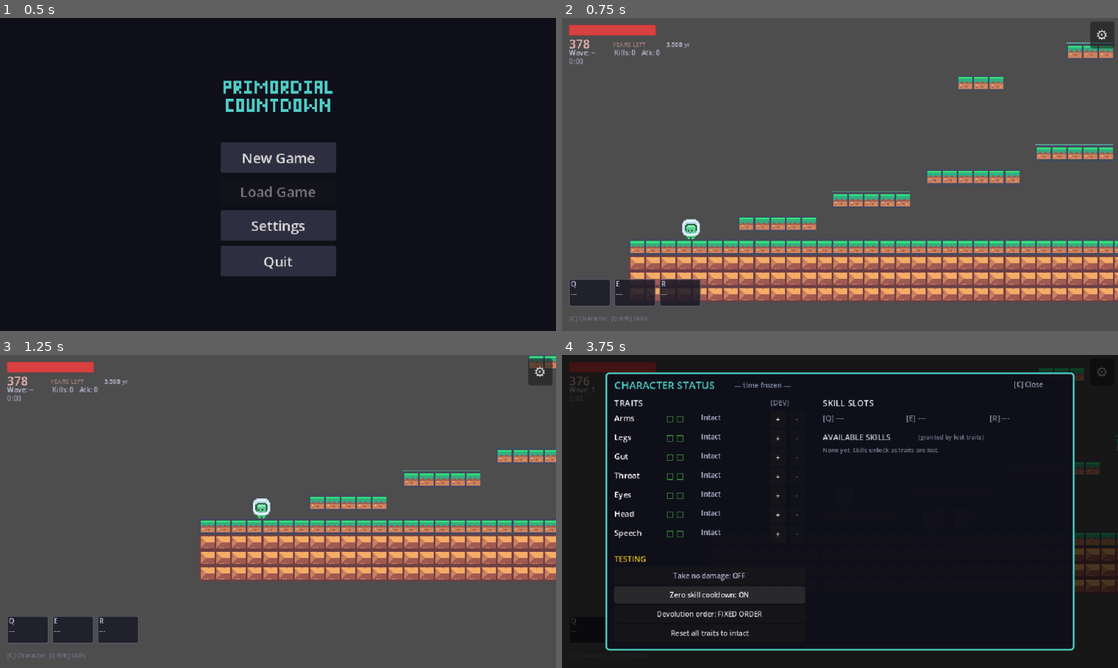
Above: before the commit, frames 1-4 (two rows, left to right).
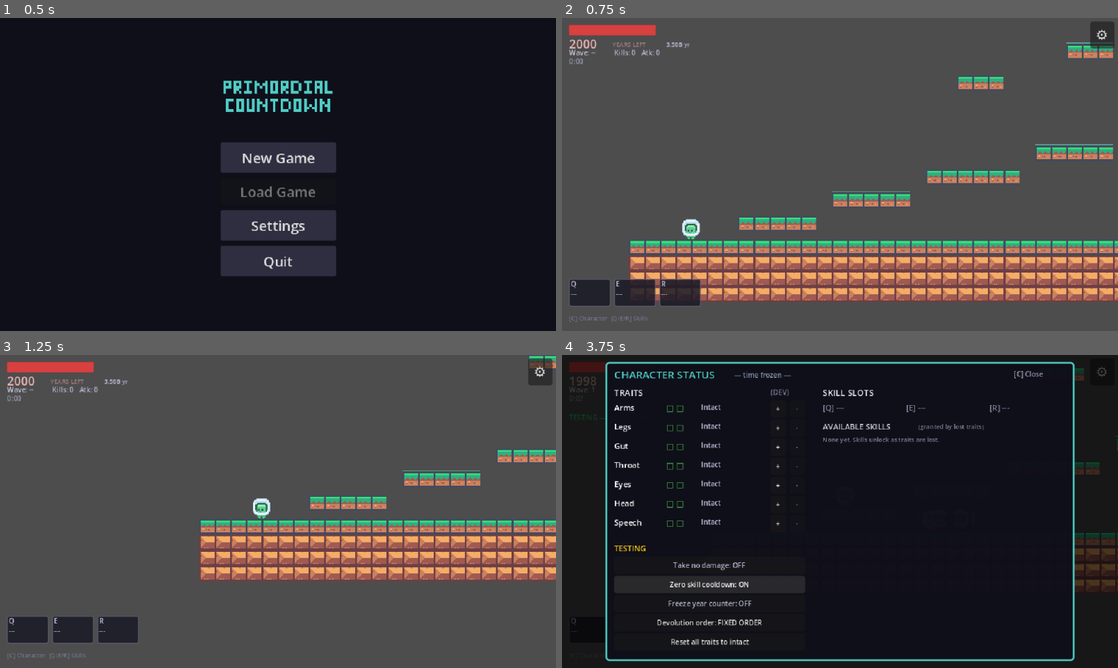
Above: after the commit, the same moments.

Repository: BlueRaddish/primordial-countdown
Game: Godot game, scene res://scenes/ui/main_menu.tscn
Same seed, same stepped clock (60 frames per second), same inputs: the game is played once before the commit and once after it.
Inputs (mouse positions are in pixels of both pictures, inside the frame that each line leads up to):
- Up to frame 1 (0.5 s): no input
- Up to frame 2 (0.75 s): click "New Game" at 0.5 s
- Up to frame 3 (1.25 s): no input
- Up to frame 4 (3.75 s): move the mouse to (962, 495) at 1.27 s; hold D (move_right) 1.28-2.78 s; tap J (attack) at 1.35, 2.1, 3.05 s; tap Space (jump) at 1.52, 2.27 s; move the mouse to (728, 527) at 2.02 s; move the mouse to (895, 442) at 2.77 s; hold A (move_left) 2.78-3.5 s; hold C (character_screen) 2.78-3.5 s; click "Zero skill cooldown: OFF" at 3.5 s

Frame 1 is identical in both runs. In frame 2, less than 0.1% of the frame differs, in the area x 1-7%, y 6-10%; in frame 3, less than 0.1%; in frame 4, 8.8%, in the area x 1-93%, y 2-98%.

Commit message:
pacing changed, devolution mechanics fixed, added no year decrease to dev mode

Diff:
--- a/scripts/autoload/event_bus.gd
+++ b/scripts/autoload/event_bus.gd
@@ -43,7 +43,8 @@
 
 # ---- UI signals ----
 signal character_screen_toggled(is_open: bool)
-signal god_mode_changed(enabled: bool)
+# Any of the dev/testing toggles changed (god mode, frozen years, no cooldowns).
+signal test_modes_changed
 
 # ---- Navigation signals ----
 signal scene_change_requested(scene_path: String)
--- a/scripts/autoload/game_state.gd
+++ b/scripts/autoload/game_state.gd
@@ -18,6 +18,9 @@
 # ---- Dev / testing ----
 var god_mode: bool = false
 var no_skill_cooldown: bool = false
+# Holds the year countdown still, so a skill can be playtested for as long as
+# needed without the run devolving out from under it.
+var freeze_years: bool = false
 
 # PLANNING1 milestone 3 wants a FIXED degradation order. Player-chosen degradation
 # is section 6's "possible later", so it stays off unless a tester flips it.
@@ -106,11 +109,21 @@
 
 func set_god_mode(enabled: bool) -> void:
 	god_mode = enabled
-	EventBus.god_mode_changed.emit(enabled)
+	EventBus.test_modes_changed.emit()
 
 
 func toggle_god_mode() -> void:
 	set_god_mode(not god_mode)
+
+
+func set_no_skill_cooldown(enabled: bool) -> void:
+	no_skill_cooldown = enabled
+	EventBus.test_modes_changed.emit()
+
+
+func set_freeze_years(enabled: bool) -> void:
+	freeze_years = enabled
+	EventBus.test_modes_changed.emit()
 
 
 # ---- Kill tracking (display only) ----
--- a/scripts/systems/devolution_system.gd
+++ b/scripts/systems/devolution_system.gd
@@ -32,9 +32,14 @@
 @export var years_per_second: float = 0.5
 @export var years_per_wave: float = 6.0
 
-# --- Devolution pacing ---
-@export var years_per_devolution_base: float = 14.0
-@export var years_per_devolution_growth: float = 2.0
+# --- Run length ---
+# The single knob for how long a run is. Every devolution step is derived from it,
+# so raising this lengthens the run without desynchronising anything.
+@export var starting_years: float = 2000.0
+
+# Shape of the devolution schedule. 0.0 spaces every step evenly; 2.0 makes the
+# last step cost 3x the first, so devolution starts slow and accelerates.
+@export var devolution_curve_growth: float = 2.0
 
 # PLANNING1 milestone 3: the degradation order is fixed. The list is walked twice —
 # once taking everything to partial, then again taking everything to fully lost —
@@ -50,16 +55,21 @@
 var attacks_made: int = 0
 var years_spent_on_skills: float = 0.0
 
-var _years_until_next: float = 14.0
+# Cost in years of each devolution step, index 0 = first step.
+var _step_costs: Array[float] = []
+# Cumulative years-spent value at which each step fires. Tracking absolute
+# thresholds rather than a decrementing counter keeps the schedule free of
+# floating point drift, so the final step always lands exactly at zero years.
+var _thresholds: Array[float] = []
 var _awaiting_choice: bool = false
 var _finished: bool = false
 
 
 func _ready() -> void:
 	add_to_group("devolution_system")
-	total_years = compute_total_years()
+	_build_step_costs()
+	total_years = starting_years
 	years_remaining = total_years
-	_years_until_next = years_per_devolution_base
 
 	if driver_attacks_made:
 		EventBus.attack_made.connect(_on_attack_made)
@@ -84,14 +94,45 @@
 		spend_years(years_per_second * delta)
 
 
-func compute_total_years() -> float:
-	"""Years needed to walk every trait from intact to fully lost, at the
-	widening cost-per-step. Spending exactly this much ends the run."""
+func _build_step_costs() -> void:
+	"""Spread starting_years across the devolution steps along the growth curve.
+
+	The costs are normalised to sum to exactly starting_years, so spending the
+	last year lands on the last devolution: reaching 0 means fully devolved."""
+	_step_costs.clear()
 	var steps: int = get_total_steps()
-	var total: float = 0.0
+	if steps <= 0:
+		return
+
+	var weights: Array[float] = []
+	var weight_sum: float = 0.0
 	for i: int in range(steps):
-		total += years_per_devolution_base + years_per_devolution_growth * float(i)
-	return total
+		var t: float = 0.0 if steps <= 1 else float(i) / float(steps - 1)
+		var w: float = 1.0 + devolution_curve_growth * t
+		weights.append(w)
+		weight_sum += w
+
+	var assigned: float = 0.0
+	for i: int in range(steps):
+		var cost: float = starting_years * weights[i] / weight_sum
+		_step_costs.append(cost)
+		assigned += cost
+
+	# Absorb any floating point remainder into the final step so the totals match.
+	_step_costs[steps - 1] += starting_years - assigned
+
+	_thresholds.clear()
+	var running: float = 0.0
+	for cost: float in _step_costs:
+		running += cost
+		_thresholds.append(running)
+	# Pin the last threshold exactly, so spending the final year always fires the
+	# final devolution rather than missing it by an epsilon.
+	_thresholds[steps - 1] = starting_years
+
+
+func get_step_costs() -> Array[float]:
+	return _step_costs
 
 
 func get_total_steps() -> int:
@@ -102,35 +143,42 @@
 
 func spend_years(amount: float) -> void:
 	if not GameState.is_run_active or _finished or amount <= 0.0:
+		return
+
+	# Testing mode: hold the countdown still so a skill can be exercised for as
+	# long as it takes without burning the run down.
+	if GameState.freeze_years:
 		return
 
 	# Years are charged unconditionally, even while a devolution popup is pending.
 	# Skipping the charge in that window would let anything fired during it happen
 	# for free, and the run would end with devolutions still owed.
 	years_remaining = maxf(years_remaining - amount, 0.0)
-	_years_until_next -= amount
 	EventBus.years_changed.emit(years_remaining, total_years)
 
 	_try_trigger_devolution()
 
 
 func _try_trigger_devolution() -> void:
-	# One pending step at a time. Anything owed stays owed in _years_until_next
+	# One pending step at a time. Anything owed while a popup is open stays owed
 	# and fires as soon as the current step is resolved.
-	if _awaiting_choice or _finished or _years_until_next > 0.0:
+	if _awaiting_choice or _finished:
+		return
+	if total_devolutions >= _thresholds.size():
+		return
+	if get_years_spent() + 0.0001 < _thresholds[total_devolutions]:
 		return
 
 	total_devolutions += 1
-	# Accumulate rather than assign, so an overshoot carries into the next step
-	# and the total cost of the run stays exactly compute_total_years().
-	_years_until_next += (
-		years_per_devolution_base + years_per_devolution_growth * float(total_devolutions)
-	)
 	_trigger_devolution()
 
 
 func get_years_remaining() -> float:
 	return years_remaining
+
+
+func get_years_spent() -> float:
+	return total_years - years_remaining
 
 
 func get_years_fraction() -> float:
@@ -142,12 +190,13 @@
 
 func get_progress() -> float:
 	"""0.0 to 1.0 toward the next devolution step."""
-	var step_cost: float = (
-		years_per_devolution_base + years_per_devolution_growth * float(total_devolutions)
-	)
-	if step_cost <= 0.0:
+	if total_devolutions >= _thresholds.size():
 		return 0.0
-	return clampf(1.0 - (_years_until_next / step_cost), 0.0, 1.0)
+	var prev: float = 0.0 if total_devolutions == 0 else _thresholds[total_devolutions - 1]
+	var span: float = _thresholds[total_devolutions] - prev
+	if span <= 0.0:
+		return 0.0
+	return clampf((get_years_spent() - prev) / span, 0.0, 1.0)
 
 
 # ---- Fixed degradation order ----
@@ -182,9 +231,9 @@
 
 
 func reset() -> void:
-	total_years = compute_total_years()
+	_build_step_costs()
+	total_years = starting_years
 	years_remaining = total_years
-	_years_until_next = years_per_devolution_base
 	total_devolutions = 0
 	attacks_made = 0
 	years_spent_on_skills = 0.0
--- a/scripts/ui/character_screen.gd
+++ b/scripts/ui/character_screen.gd
@@ -18,6 +18,7 @@
 var _panel: Panel
 var _god_mode_btn: Button
 var _no_cooldown_btn: Button
+var _freeze_years_btn: Button
 var _choice_mode_btn: Button
 var _skill_detail_label: Label
 
@@ -75,8 +76,8 @@
 	# Main panel.
 	_panel = Panel.new()
 	_panel.set_anchors_preset(Control.PRESET_CENTER)
-	_panel.size = Vector2(540, 320)
-	_panel.position = Vector2(-270, -160)
+	_panel.size = Vector2(540, 344)
+	_panel.position = Vector2(-270, -172)
 	var style: StyleBoxFlat = StyleBoxFlat.new()
 	style.bg_color = Color(0.06, 0.06, 0.1, 0.95)
 	style.border_color = Color("4ecdc4")
@@ -257,8 +258,15 @@
 	_no_cooldown_btn.pressed.connect(_on_no_cooldown_pressed)
 	_panel.add_child(_no_cooldown_btn)
 
+	_freeze_years_btn = Button.new()
+	_freeze_years_btn.position = Vector2(10, 268)
+	_freeze_years_btn.custom_minimum_size = Vector2(220, 20)
+	_freeze_years_btn.add_theme_font_size_override("font_size", 8)
+	_freeze_years_btn.pressed.connect(_on_freeze_years_pressed)
+	_panel.add_child(_freeze_years_btn)
+
 	_choice_mode_btn = Button.new()
-	_choice_mode_btn.position = Vector2(10, 268)
+	_choice_mode_btn.position = Vector2(10, 290)
 	_choice_mode_btn.custom_minimum_size = Vector2(220, 20)
 	_choice_mode_btn.add_theme_font_size_override("font_size", 8)
 	_choice_mode_btn.pressed.connect(_on_choice_mode_pressed)
@@ -266,7 +274,7 @@
 
 	var reset_btn: Button = Button.new()
 	reset_btn.text = "Reset all traits to intact"
-	reset_btn.position = Vector2(10, 290)
+	reset_btn.position = Vector2(10, 312)
 	reset_btn.custom_minimum_size = Vector2(220, 20)
 	reset_btn.add_theme_font_size_override("font_size", 8)
 	reset_btn.pressed.connect(_on_reset_traits)
@@ -401,6 +409,12 @@
 		)
 		var cd_col: Color = Color("2ecc71") if GameState.no_skill_cooldown else Color(0.7, 0.7, 0.8)
 		_no_cooldown_btn.add_theme_color_override("font_color", cd_col)
+	if _freeze_years_btn:
+		_freeze_years_btn.text = "Freeze year counter: %s" % (
+			"ON" if GameState.freeze_years else "OFF"
+		)
+		var fy_col: Color = Color("2ecc71") if GameState.freeze_years else Color(0.7, 0.7, 0.8)
+		_freeze_years_btn.add_theme_color_override("font_color", fy_col)
 	if _choice_mode_btn:
 		var mode: String = "PLAYER CHOICE" if GameState.devolution_player_choice else "FIXED ORDER"
 		_choice_mode_btn.text = "Devolution order: %s" % mode
@@ -457,7 +471,12 @@
 
 
 func _on_no_cooldown_pressed() -> void:
-	GameState.no_skill_cooldown = not GameState.no_skill_cooldown
+	GameState.set_no_skill_cooldown(not GameState.no_skill_cooldown)
+	_refresh_dev_toggles()
+
+
+func _on_freeze_years_pressed() -> void:
+	GameState.set_freeze_years(not GameState.freeze_years)
 	_refresh_dev_toggles()
 
 
--- a/scripts/ui/hud.gd
+++ b/scripts/ui/hud.gd
@@ -41,7 +41,7 @@
 	EventBus.trait_changed.connect(_on_trait_changed)
 	EventBus.wave_started.connect(_on_wave_started)
 	EventBus.wave_cleared.connect(_on_wave_cleared)
-	EventBus.god_mode_changed.connect(_on_god_mode_changed)
+	EventBus.test_modes_changed.connect(_refresh_test_banner)
 	EventBus.boss_spawned.connect(_on_boss_spawned)
 	EventBus.boss_health_changed.connect(_on_boss_health_changed)
 	EventBus.boss_defeated.connect(_on_boss_defeated)
@@ -180,14 +180,14 @@
 	_buff_label.add_theme_color_override("font_color", Color("f1c40f"))
 	control.add_child(_buff_label)
 
-	# Testing flag — deliberately loud so nobody reads a god-mode run as a real one.
+	# Testing flags — deliberately loud so nobody reads a rigged run as a real one.
 	_god_label = Label.new()
-	_god_label.text = "GOD MODE — no damage taken"
+	_god_label.text = ""
 	_god_label.position = Vector2(8, 66)
 	_god_label.add_theme_font_size_override("font_size", 8)
 	_god_label.add_theme_color_override("font_color", Color("2ecc71"))
-	_god_label.visible = GameState.god_mode
 	control.add_child(_god_label)
+	_refresh_test_banner()
 
 	var hint: Label = Label.new()
 	hint.text = "[C] Character  [Q/E/R] Skills"
@@ -266,9 +266,21 @@
 		_wave_label.text = "Wave: %d ok" % wave_number
 
 
-func _on_god_mode_changed(enabled: bool) -> void:
-	if _god_label:
-		_god_label.visible = enabled
+func _refresh_test_banner() -> void:
+	if not _god_label:
+		return
+	var modes: PackedStringArray = PackedStringArray()
+	if GameState.god_mode:
+		modes.append("no damage")
+	if GameState.freeze_years:
+		modes.append("years frozen")
+	if GameState.no_skill_cooldown:
+		modes.append("no cooldowns")
+	if modes.is_empty():
+		_god_label.visible = false
+		return
+	_god_label.text = "TESTING — %s" % ", ".join(modes)
+	_god_label.visible = true
 
 
 func _on_boss_spawned(_boss: Node, maximum: float) -> void:
Not shown, changed: README.md
